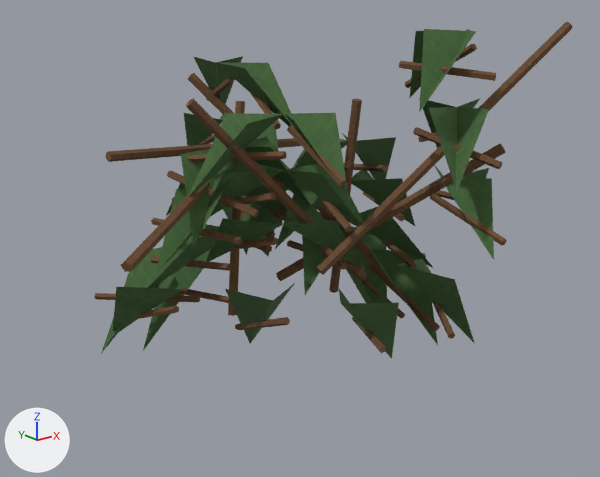
Before and after pictures for a commit that changed the OBJ model Assets/ProjectOEN/ProductionArt/Meshes/environment_set_dressing/en-009_broadleaf_bush_set__small.obj.
Camera for both pictures: a camera (50 mm lens) standing at (-0.952, -1.205, 0.641) and looking at (0.008, -0.005, 0.161). Lighting does not change. The marker at lower left points along +X, +Y and +Z. The older version comes first. Where no turn or scale is listed for an object, it has been applied to the vertices. Vertices at exactly the same position are counted once.

The older version as bpy lines, for what is in view:
```python
me_en_009_broadleaf_bush_set__small = bpy.data.meshes.new('en-009_broadleaf_bush_set__small')
me_en_009_broadleaf_bush_set__small.from_pydata(...)  # 699 vertices, 1016 faces; spans x -0.428..0.448, y -0.37..0.376, z -0.107..0.564
# faces by material slot: [940, 76]
me_en_009_broadleaf_bush_set__small.materials.append(mat_wood)  # picture img_wood_albedo_png
me_en_009_broadleaf_bush_set__small.materials.append(mat_leaf)  # picture img_leaf_albedo_png
ob_en_009_broadleaf_bush_set__small = bpy.data.objects.new('en-009_broadleaf_bush_set__small', me_en_009_broadleaf_bush_set__small)
ob_en_009_broadleaf_bush_set__small.location = (0.0, 0.0, 0.0)
```
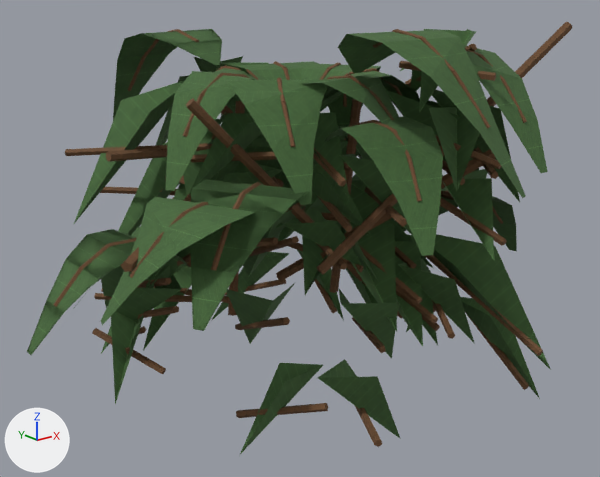
Changed parts and their boxes [x1, y1, x2, y2] in the pictures (600 x 477 px):
'en-009_broadleaf_bush_set__small', reshaped (14% wider, 29% taller): before [94, 22, 572, 359]; after [27, 22, 572, 456]
part 1 of me_en_009_broadleaf_bush_set__small, added: after [354, 244, 422, 304]
part 2 of me_en_009_broadleaf_bush_set__small, added: after [465, 312, 529, 390]
part 3 of me_en_009_broadleaf_bush_set__small, added: after [355, 406, 382, 447]
part 4 of me_en_009_broadleaf_bush_set__small, added (brown): after [236, 403, 328, 418]
part 5 of me_en_009_broadleaf_bush_set__small, added: after [138, 326, 147, 334]
part 6 of me_en_009_broadleaf_bush_set__small, added: after [92, 328, 166, 374]
part 7 of me_en_009_broadleaf_bush_set__small, added: after [224, 279, 286, 296]
part 8 of me_en_009_broadleaf_bush_set__small, added: after [315, 279, 337, 313]
part 9 of me_en_009_broadleaf_bush_set__small, added (green): after [27, 29, 551, 456]

What changed in the scene script:
```text
Change me_en_009_broadleaf_bush_set__small:
    used by ob_en_009_broadleaf_bush_set__small; location = (0.0, 0.0, 0.0)
    remove me_en_009_broadleaf_bush_set__small.from_pydata(...)  # 699 vertices, 1016 faces; spans x -0.428..0.448, y -0.37..0.376, z -0.107..0.564
    add me_en_009_broadleaf_bush_set__small.from_pydata(...)  # 2187 vertices, 3536 faces; spans x -0.525..0.527, y -0.478..0.512, z -0.159..0.565
    me_en_009_broadleaf_bush_set__small part 1: the loose piece of 12 vertices spanning x -0.018..0.236, y -0.307..0.047, z 0.066..0.365 is copied, and the copy is multiplied about its middle by the matrix ((0.475, -0.163, -0.466), (-0.42, 0.207, -0.5), (0.26, 0.632, 0.044)), then moved by (-0.015, 0.059, -0.072); it spans x 0.07..0.119, y -0.23..0.087, z 0.068..0.221
    me_en_009_broadleaf_bush_set__small part 2: the loose piece of 12 vertices spanning x 0.146..0.267, y -0.278..-0.099, z 0.004..0.055 is copied, and the copy is multiplied about its middle by the matrix ((0.68, -0.04, -0.772), (0.102, 1.024, 0.036), (0.767, -0.1, 0.68)), then moved by (0.108, -0.062, -0.096); it spans x 0.289..0.339, y -0.348..-0.154, z -0.12..-0.015
    me_en_009_broadleaf_bush_set__small part 3: the loose piece of 12 vertices spanning x -0.018..0.093, y -0.262..-0.076, z -0.009..0.031 is copied, and the copy is multiplied about its middle by the matrix ((0.989, -0.036, -0.285), (0.035, 1.029, -0.009), (0.285, -0.001, 0.99)), then moved by (-0.11, -0.104, -0.078); it spans x -0.127..-0.015, y -0.37..-0.176, z -0.075..-0.061
    me_en_009_broadleaf_bush_set__small part 4: the loose piece of 12 vertices spanning x -0.226..-0.158, y -0.017..0.171, z 0.114..0.15 is copied, and the copy is multiplied about its middle by the matrix ((0.83, -0.208, -0.117), (0.221, 0.831, 0.089), (0.091, -0.115, 0.851)), then moved by (-0.006, -0.288, -0.183); it spans x -0.244..-0.151, y -0.284..-0.138, z -0.08..-0.022
    me_en_009_broadleaf_bush_set__small part 5: the loose piece of 12 vertices spanning x -0.279..-0.139, y 0.124..0.326, z 0.005..0.039 is copied, and the copy is multiplied about its middle by the matrix ((-0.226, -0.039, -0.879), (-0.094, 0.904, -0.016), (0.875, 0.087, -0.229)), then moved by (-0.017, 0.043, -0.09); it spans x -0.252..-0.198, y 0.171..0.366, z -0.119..-0.016
    me_en_009_broadleaf_bush_set__small part 6: the loose piece of 12 vertices spanning x -0.226..-0.158, y -0.017..0.171, z 0.114..0.15 is copied, and the copy is multiplied about its middle by the matrix ((-0.806, 0.188, 0.248), (-0.221, -0.831, -0.089), (0.219, -0.147, 0.823)), then moved by (-0.095, 0.083, -0.183); it spans x -0.33..-0.245, y 0.087..0.233, z -0.086..-0.016
    me_en_009_broadleaf_bush_set__small part 7: the loose piece of 12 vertices spanning x -0.279..-0.139, y 0.124..0.326, z 0.005..0.039 is copied, and the copy is multiplied about its middle by the matrix ((0.717, 0.065, -0.555), (-0.094, 0.904, -0.016), (0.55, 0.069, 0.72)), then moved by (0.329, 0.106, -0.089); it spans x 0.081..0.162, y 0.233..0.428, z -0.11..-0.025
    me_en_009_broadleaf_bush_set__small part 8: the loose piece of 12 vertices spanning x 0.15..0.213, y -0.169..0.02, z 0.11..0.155 is copied, and the copy is multiplied about its middle by the matrix ((0.625, 0.062, -0.594), (-0.202, 0.831, -0.126), (0.562, 0.23, 0.615)), then moved by (0.06, 0.289, -0.183); it spans x 0.223..0.261, y 0.141..0.287, z -0.102..-0.001
    me_en_009_broadleaf_bush_set__small part 9: 1392 vertices added at x -0.525..0.527, y -0.478..0.512, z -0.159..0.565
```
